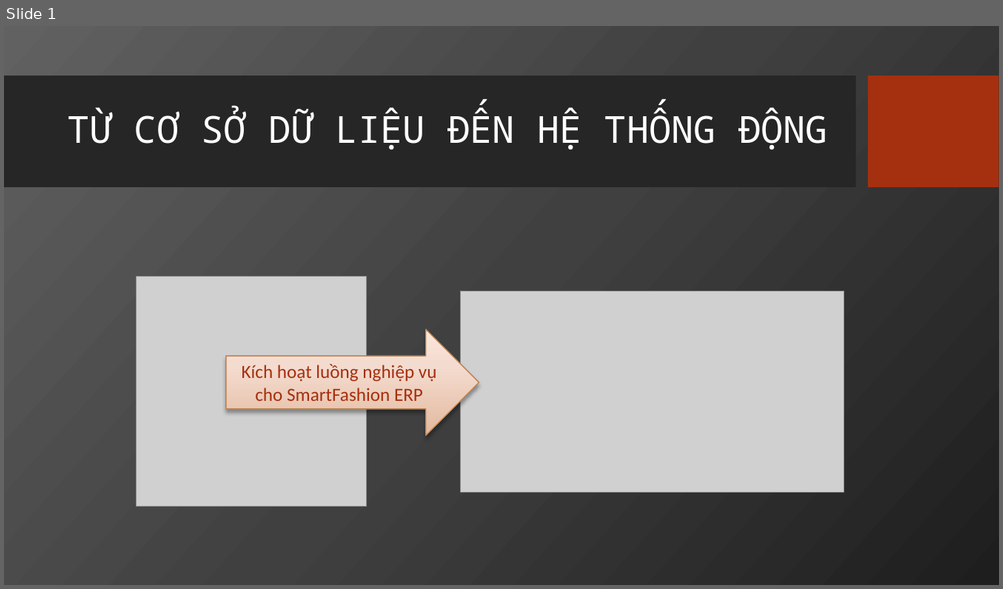
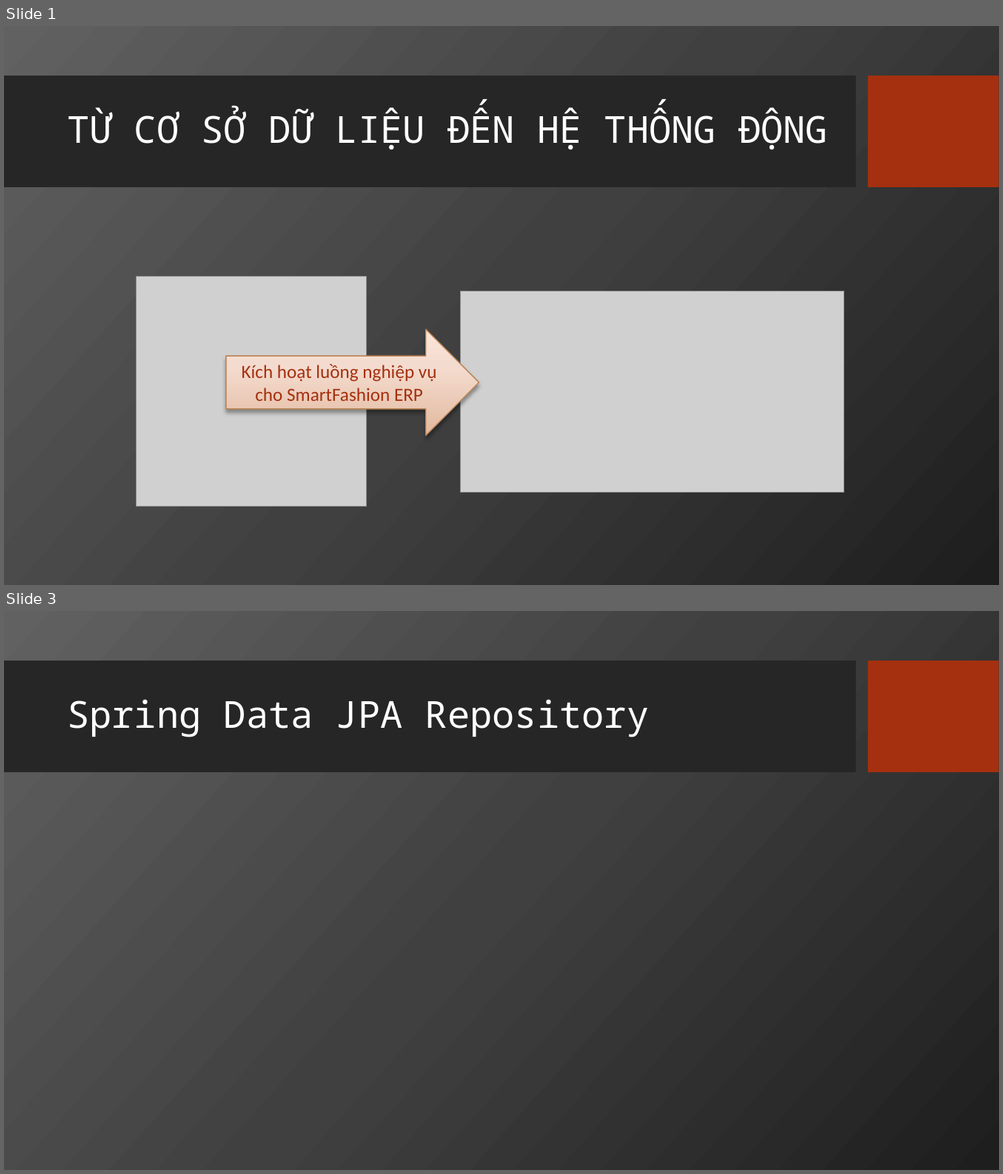
Before and after one commit to SokKimThanh/erp-smart-fashion-mini, a slide deck: programing/Tuần 3/tuần 3.pptx. Shown one above the other, each under a label of ours: slide 1 before the commit, slides 1 and 3 after it; the slides between them are not shown. The pictures are 1003x589 and 1003x1174 pixels, drawn with LibreOffice and Linux fonts; fonts in the diff are those of the drawing; grey boxes stand for pictures; background and template pictures are left out. Boxes give left, top, right and bottom in pixels: in the first picture for what was removed or moved away, otherwise in the second. Text is boxed around its words. In the diff, an @@ line names an element or a change of style, - is before the commit and + after.

```diff
--- a/programing/Tuần 3/tuần 3.pptx
+++ b/programing/Tuần 3/tuần 3.pptx
@@ slide 3 added at [4,611,999,1170], background picture (left out); not listed: 2 template elements that a slide beside it also shows @@
@@ title added at [67,699,649,738], 36 pt, text #FFFFFF @@
+Spring Data JPA Repository
```
Also in this commit, not shown: 1 other slide added, 1 other file.
